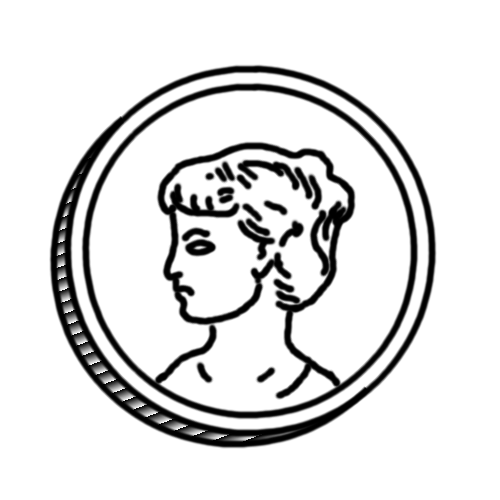
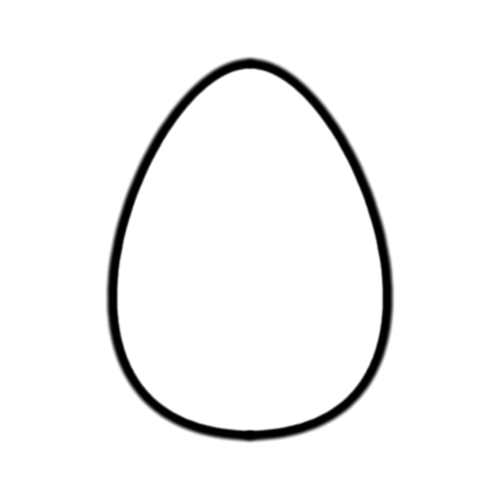
Layered file, before and after one edit (500×500). Changes by layer:
renamed "Layer Group #13" to "coin", hid the group it (5 layers) over left=49, top=55, right=437, bottom=449
renamed "Layer Group #11" to "cross", hid the group it (2 layers) over left=49, top=55, right=437, bottom=449
painted on "Layer #47" over left=63, top=62, right=437, bottom=443
painted on "Layer #48" over left=49, top=55, right=437, bottom=449
renamed "Layer Group #10" to "diamond", hid the group it (2 layers) over left=49, top=55, right=437, bottom=449
painted on "Layer #45" over left=49, top=135, right=437, bottom=421
renamed "Layer Group #9" to "drop", hid the group it (2 layers) over left=49, top=55, right=437, bottom=449
painted on "Layer #43" over left=159, top=124, right=350, bottom=449
painted on "Layer #44" over left=49, top=55, right=437, bottom=449
hid group "Layer Group #6" (4 layers) over left=49, top=55, right=437, bottom=449
moved "Layer #42" above "ridges #4", painted on it over left=136, top=69, right=387, bottom=449
hid "Layer #41", opacity 100% → 51%, painted on it over left=109, top=55, right=426, bottom=449
painted on "Layer #39" over left=109, top=60, right=391, bottom=439
painted on "Layer #40" over left=49, top=55, right=437, bottom=449
